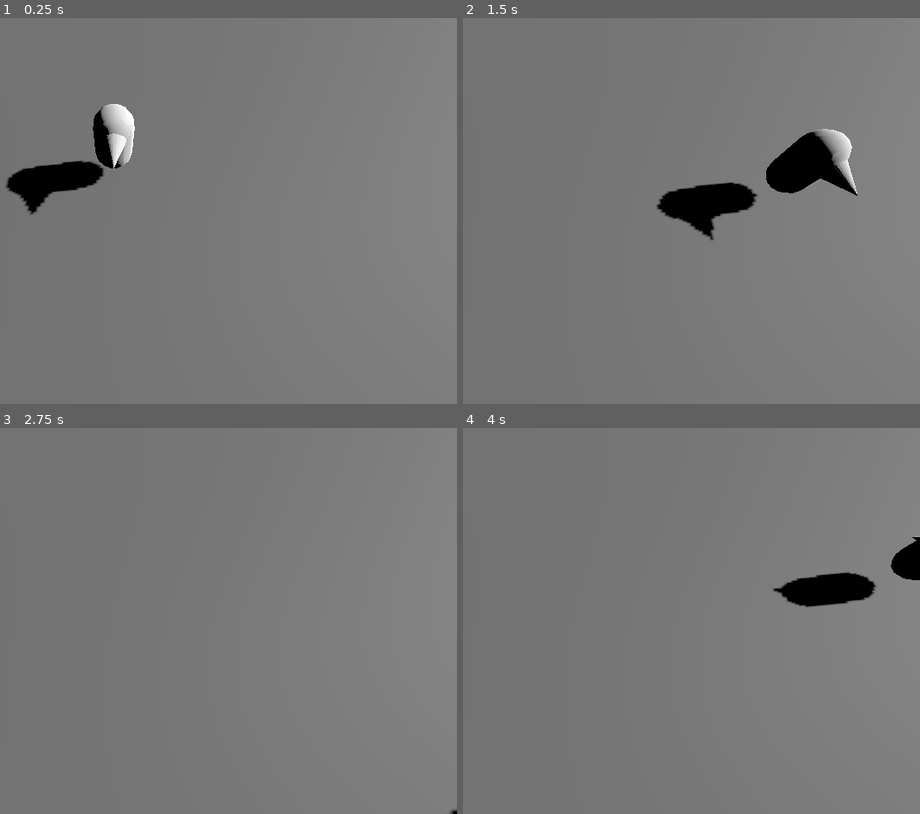
Above: before the commit, frames 1-4 (two rows, left to right).
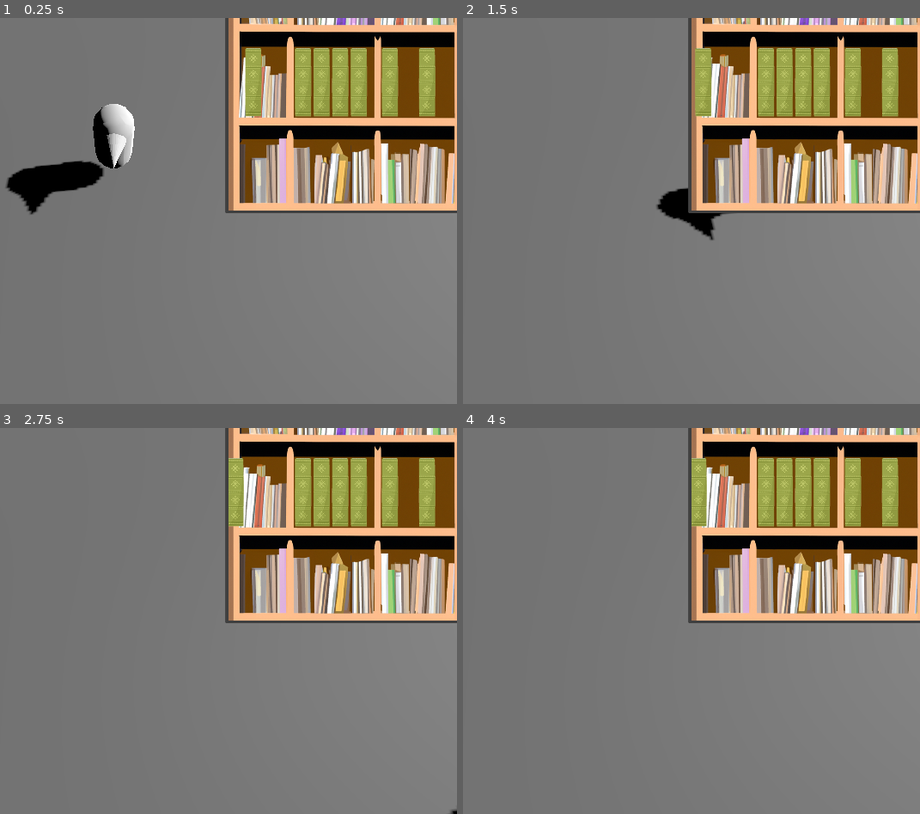
Above: after the commit, the same moments.

Repository: Staphir/LudumDare-2023
Game: Godot game, scene res://Scenes/test.tscn
Two runs of this game, one before a commit and one after it. Both use one fixed random seed, a clock stepped at 60 frames per second and the inputs below. Before the commit the project starts from res://Scenes/main.tscn.
Inputs:
- Up to frame 1 (0.25 s): no input
- Up to frame 2 (1.5 s): hold Right (ui_right) 0.53-1.28 s; hold Space (place_book, bound only after the commit) 0.53-1.28 s; hold Down (ui_down) from 1.28 s (still down); tap Space (place_book, bound only after the commit) at 1.35 s
- Up to frame 3 (2.75 s): release Down (ui_down) at 2.03 s; hold Right (ui_right) from 2.03 s (still down); hold Space (place_book, bound only after the commit) from 2.03 s (still down)
- Up to frame 4 (4 s): release Right (ui_right) at 2.78 s; release Space (place_book, bound only after the commit) at 2.78 s; hold Up (ui_up) 2.78-3.53 s; tap Space (place_book, bound only after the commit) at 2.85 s; hold Left (ui_left) from 3.53 s (still down); hold Space (place_book, bound only after the commit) from 3.53 s (still down)

The runs differ from the first frame. In frame 1, 25% of the frame differs, in the area x 49-100%, y 0-51%; in frame 2, 25%; in frame 3, 25%; in frame 4, 25%.
Error after the commit: Parse Error: Expected indented block after function declaration. (res://Scripts/mob_book.gd:5)

Commit message:
Adding a text on scoring

Diff:
--- a/Scenes/book.tscn
+++ b/Scenes/book.tscn
@@ -1,10 +1,19 @@
-[gd_scene load_steps=4 format=3 uid="uid://cgemyrxiebyq5"]
+[gd_scene load_steps=7 format=3 uid="uid://cgemyrxiebyq5"]
 
 [ext_resource type="Script" path="res://Scripts/book.gd" id="1_8yy14"]
 [ext_resource type="Texture2D" uid="uid://b0v7oorj2x0kh" path="res://Objects/Textures/book1.png" id="1_nyh1f"]
+[ext_resource type="FontFile" uid="uid://qh2srf4234rf" path="res://Fonts/Xolonium-Regular.ttf" id="3_d64o1"]
 
 [sub_resource type="RectangleShape2D" id="RectangleShape2D_nr14w"]
-size = Vector2(45, 192)
+size = Vector2(48, 192)
+
+[sub_resource type="Animation" id="Animation_77lxh"]
+resource_name = "anim_score_increase"
+
+[sub_resource type="AnimationLibrary" id="AnimationLibrary_r1jic"]
+_data = {
+"anim_score_increase": SubResource("Animation_77lxh")
+}
 
 [node name="Book" type="Area2D"]
 script = ExtResource("1_8yy14")
@@ -15,8 +24,21 @@
 texture = ExtResource("1_nyh1f")
 
 [node name="CollisionShape2D" type="CollisionShape2D" parent="."]
-position = Vector2(0.5, -1)
+position = Vector2(0, -1)
 shape = SubResource("RectangleShape2D_nr14w")
+
+[node name="AnimationPlayer" type="AnimationPlayer" parent="."]
+root_node = NodePath("ScoreIncrease")
+libraries = {
+"": SubResource("AnimationLibrary_r1jic")
+}
+
+[node name="ScoreIncrease" type="Label" parent="AnimationPlayer"]
+z_index = 2
+offset_right = 40.0
+offset_bottom = 39.0
+theme_override_fonts/font = ExtResource("3_d64o1")
+theme_override_font_sizes/font_size = 32
 
 [connection signal="area_entered" from="." to="." method="_on_area_entered"]
 [connection signal="area_exited" from="." to="." method="_on_area_exited"]
--- a/Scenes/mini_game.tscn
+++ b/Scenes/mini_game.tscn
@@ -1,9 +1,18 @@
-[gd_scene load_steps=5 format=3 uid="uid://c2eowvqnr8mwi"]
+[gd_scene load_steps=8 format=3 uid="uid://c2eowvqnr8mwi"]
 
 [ext_resource type="Script" path="res://Scripts/mini_game.gd" id="1_h0jrf"]
 [ext_resource type="PackedScene" uid="uid://b0oq3uxgi72ws" path="res://Scenes/mob_book_grid.tscn" id="2_shrer"]
 [ext_resource type="PackedScene" uid="uid://cgemyrxiebyq5" path="res://Scenes/book.tscn" id="3_7eno2"]
 [ext_resource type="Texture2D" uid="uid://q21ppg1ql8iu" path="res://Objects/Textures/empty_bookcase_zoomed3.png" id="3_isjpe"]
+
+[sub_resource type="RectangleShape2D" id="RectangleShape2D_dp1i7"]
+size = Vector2(183.25, 540)
+
+[sub_resource type="RectangleShape2D" id="RectangleShape2D_oet11"]
+size = Vector2(20, 534.5)
+
+[sub_resource type="RectangleShape2D" id="RectangleShape2D_c01oo"]
+size = Vector2(22, 539)
 
 [node name="MiniGame" type="Node2D"]
 script = ExtResource("1_h0jrf")
@@ -17,6 +26,24 @@
 
 [node name="Book" parent="." instance=ExtResource("3_7eno2")]
 position = Vector2(0, 180)
-speed = 200
+
+[node name="RightWall" type="Area2D" parent="."]
+metadata/_edit_group_ = true
+
+[node name="CollisionShape2D" type="CollisionShape2D" parent="RightWall"]
+position = Vector2(91.375, 270)
+shape = SubResource("RectangleShape2D_dp1i7")
+
+[node name="LeftWall" type="Area2D" parent="."]
+
+[node name="CollisionShape2D" type="CollisionShape2D" parent="LeftWall"]
+position = Vector2(643, 269.75)
+shape = SubResource("RectangleShape2D_oet11")
+
+[node name="MiddleWall" type="Area2D" parent="."]
+
+[node name="CollisionShape2D" type="CollisionShape2D" parent="MiddleWall"]
+position = Vector2(418, 269.5)
+shape = SubResource("RectangleShape2D_c01oo")
 
 [connection signal="body_exited" from="Book" to="Book" method="_on_body_exited"]
--- a/Scenes/mob_book.tscn
+++ b/Scenes/mob_book.tscn
@@ -4,7 +4,7 @@
 [ext_resource type="Script" path="res://Scripts/mob_book.gd" id="1_u2fvd"]
 
 [sub_resource type="RectangleShape2D" id="RectangleShape2D_pg7lj"]
-size = Vector2(41, 188)
+size = Vector2(49, 192)
 
 [node name="MobBook" type="Area2D"]
 collision_mask = 0
--- a/Scripts/book.gd
+++ b/Scripts/book.gd
@@ -7,16 +7,19 @@
 var screensize
 var velocity
 var collision_counter = 0
+var init_position = Vector2(20.0,180.0)
 # Called when the node enters the scene tree for the first time.
 func _ready():
+	position = init_position
 	$CollisionShape2D.disabled = false
 	screensize = get_viewport_rect().size
 	velocity = Vector2(speed,0)
-	pass # Replace with function body.
 
 
 # Called every frame. 'delta' is the elapsed time since the previous frame.
 func _process(delta):
+	var book_is_placed = false
+
 	position += velocity * delta
 	position = position.clamp(Vector2.ZERO, screensize)
 
@@ -25,10 +28,22 @@
 	if position.x == 0:
 		velocity *= -1
 
+	if not book_is_placed:
+		# user tries to put the book in
+		if Input.is_action_pressed("place_book"):
+			if is_colliding():
+				position = init_position
+				print("Collision!!")
+			else:
+				book_is_placed = true
+				velocity = Vector2(0,0)
+				$CollisionShape2D.set_deferred("disabled", true)
+				$ScoreIncrease.text = "+1!!!"
+				$ScoreIncrease.show()
 
-func _on_body_entered(body):
-	print("Collision with other books")
-	pass # Replace with function body.
+
+
+
 
 func is_colliding():
 	if collision_counter > 0:
@@ -38,9 +53,9 @@
 
 func _on_area_entered(area):
 	collision_counter += 1
-	print("collision ctr: ", collision_counter)
+	#print("collision ctr: ", collision_counter)
 
 
 func _on_area_exited(area):
 	collision_counter -= 1
-	print("collision ctr: ", collision_counter)
+	#print("collision ctr: ", collision_counter)
--- a/Scripts/mob_book_grid.gd
+++ b/Scripts/mob_book_grid.gd
@@ -2,7 +2,7 @@
 
 @export var mob_book_scene: PackedScene
 @export var shelf_y_pos = 180
-@export var nb_mob_books = 5 #Max is 8
+@export var nb_mob_books = 6 #Max is 8
 var nb_slots = 8
 var init_pos_x = 205
 var book_size = 52
--- a/project.godot
+++ b/project.godot
@@ -11,7 +11,7 @@
 [application]
 
 config/name="Ludum Dare 2023"
-run/main_scene="res://Scenes/main.tscn"
+run/main_scene="res://Scenes/test.tscn"
 config/features=PackedStringArray("4.1", "Forward Plus")
 config/icon="res://icon.svg"
 
@@ -36,3 +36,8 @@
 , Object(InputEventJoypadButton,"resource_local_to_scene":false,"resource_name":"","device":-1,"button_index":2,"pressure":0.0,"pressed":false,"script":null)
 ]
 }
+place_book={
+"deadzone": 0.5,
+"events": [Object(InputEventKey,"resource_local_to_scene":false,"resource_name":"","device":-1,"window_id":0,"alt_pressed":false,"shift_pressed":false,"ctrl_pressed":false,"meta_pressed":false,"pressed":false,"keycode":0,"physical_keycode":32,"key_label":0,"unicode":32,"echo":false,"script":null)
+]
+}
Not shown, added: Fonts/FONTLOG.txt
Not shown, added: Fonts/LICENSE.txt
Binary file added: Fonts/Xolonium-Regular.ttf
Not shown, added: Fonts/Xolonium-Regular.ttf.import
